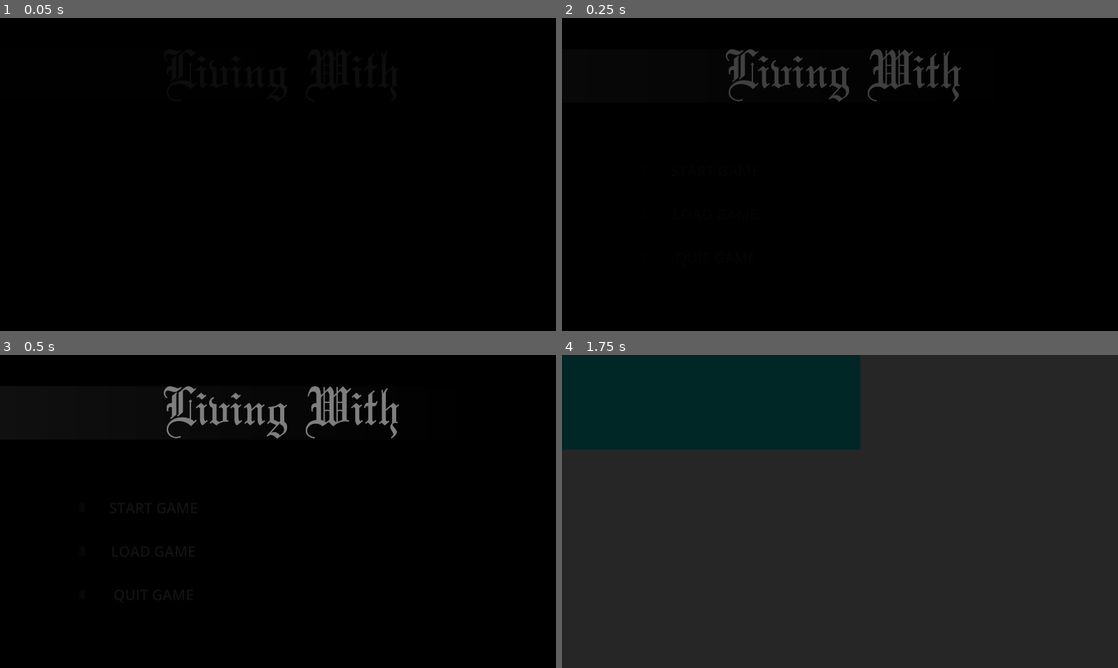
Above: before the commit, frames 1-4 (two rows, left to right).
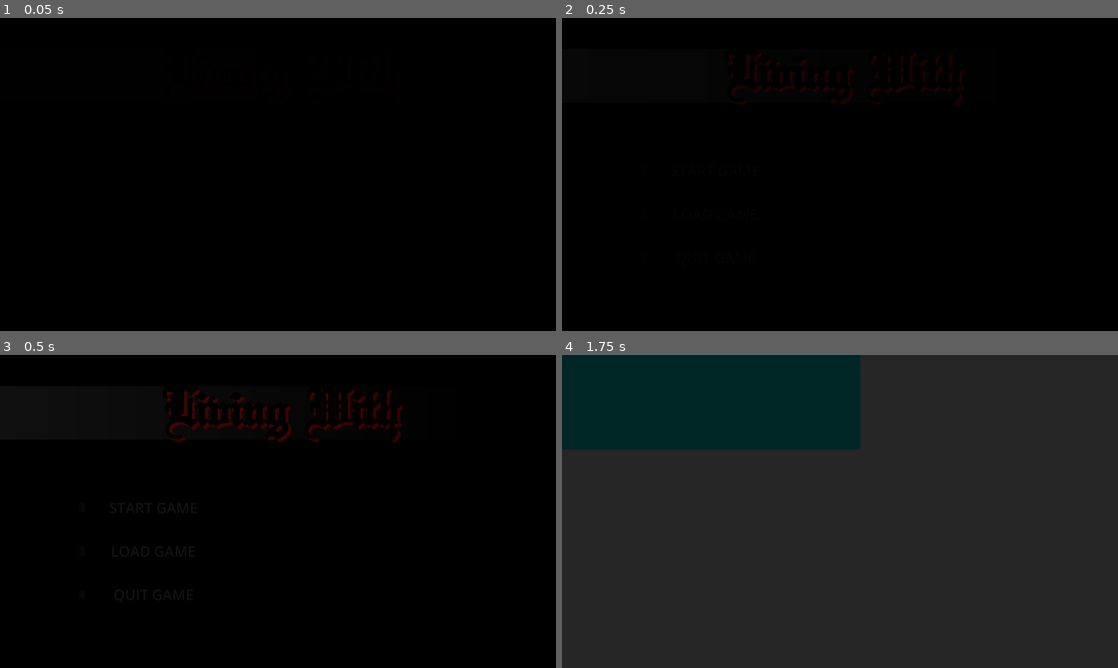
Above: after the commit, the same moments.

Repository: ShyrTheFirst/Godot-Version---Living-With
Game: Godot game, scene res://Scenes/Misc/menu.tscn
Two runs of this game, one before a commit and one after it. Both use one fixed random seed, a clock stepped at 60 frames per second and the inputs below. The project has no main scene, so this scene is started directly.
Inputs:
- Up to frame 1 (0.05 s): no input
- Up to frame 2 (0.25 s): no input
- Up to frame 3 (0.5 s): no input
- Up to frame 4 (1.75 s): click "START GAME" at 0.5 s; click "START GAME" at 1.25 s

The runs differ from the first frame. In frame 2, 2.2% of the frame differs, in the area x 29-73%, y 10-28%; in frame 3, 3.1%, in the area x 29-73%, y 10-29%; in frame 4, nothing differs.

Commit message:
update 0.0.1

Diff:
--- a/Scenes/Misc/menu.tscn
+++ b/Scenes/Misc/menu.tscn
@@ -11,14 +11,14 @@
 corner_radius_bottom_left = 25
 
 [sub_resource type="StyleBoxFlat" id="StyleBoxFlat_hbt6a"]
-bg_color = Color(0.894118, 0.619608, 0.65098, 1)
+bg_color = Color(0.894118, 0.619608, 0.65098, 0.196078)
 corner_radius_top_left = 25
 corner_radius_top_right = 25
 corner_radius_bottom_right = 25
 corner_radius_bottom_left = 25
 
 [sub_resource type="StyleBoxFlat" id="StyleBoxFlat_h0at7"]
-bg_color = Color(0.231373, 0.231373, 0.231373, 1)
+bg_color = Color(0.231373, 0.231373, 0.231373, 0.196078)
 corner_radius_top_left = 25
 corner_radius_top_right = 25
 corner_radius_bottom_right = 25
@@ -42,14 +42,14 @@
 corner_radius_bottom_left = 25
 
 [sub_resource type="StyleBoxFlat" id="StyleBoxFlat_wmuhg"]
-bg_color = Color(0.894118, 0.619608, 0.65098, 1)
+bg_color = Color(0.894118, 0.619608, 0.65098, 0.196078)
 corner_radius_top_left = 25
 corner_radius_top_right = 25
 corner_radius_bottom_right = 25
 corner_radius_bottom_left = 25
 
 [sub_resource type="StyleBoxFlat" id="StyleBoxFlat_nxhem"]
-bg_color = Color(0.231373, 0.231373, 0.231373, 1)
+bg_color = Color(0.231373, 0.231373, 0.231373, 0.196078)
 corner_radius_top_left = 25
 corner_radius_top_right = 25
 corner_radius_bottom_right = 25
@@ -63,14 +63,14 @@
 corner_radius_bottom_left = 25
 
 [sub_resource type="StyleBoxFlat" id="StyleBoxFlat_as4q0"]
-bg_color = Color(0.894118, 0.619608, 0.65098, 1)
+bg_color = Color(0.894118, 0.619608, 0.65098, 0.196078)
 corner_radius_top_left = 25
 corner_radius_top_right = 25
 corner_radius_bottom_right = 25
 corner_radius_bottom_left = 25
 
 [sub_resource type="StyleBoxFlat" id="StyleBoxFlat_ys1eu"]
-bg_color = Color(0.231373, 0.231373, 0.231373, 1)
+bg_color = Color(0.231373, 0.231373, 0.231373, 0.196078)
 corner_radius_top_left = 25
 corner_radius_top_right = 25
 corner_radius_bottom_right = 25
@@ -195,6 +195,12 @@
 offset_top = 107.0
 offset_right = 1403.0
 offset_bottom = 292.0
+theme_override_colors/font_color = Color(0, 0, 0, 1)
+theme_override_colors/font_shadow_color = Color(1, 0, 0, 0.294118)
+theme_override_constants/shadow_offset_x = 10
+theme_override_constants/shadow_offset_y = 10
+theme_override_constants/outline_size = 15
+theme_override_constants/shadow_outline_size = 20
 theme_override_fonts/font = ExtResource("1_j8ioo")
 theme_override_font_sizes/font_size = 200
 theme_override_styles/normal = SubResource("StyleBoxTexture_rres1")
